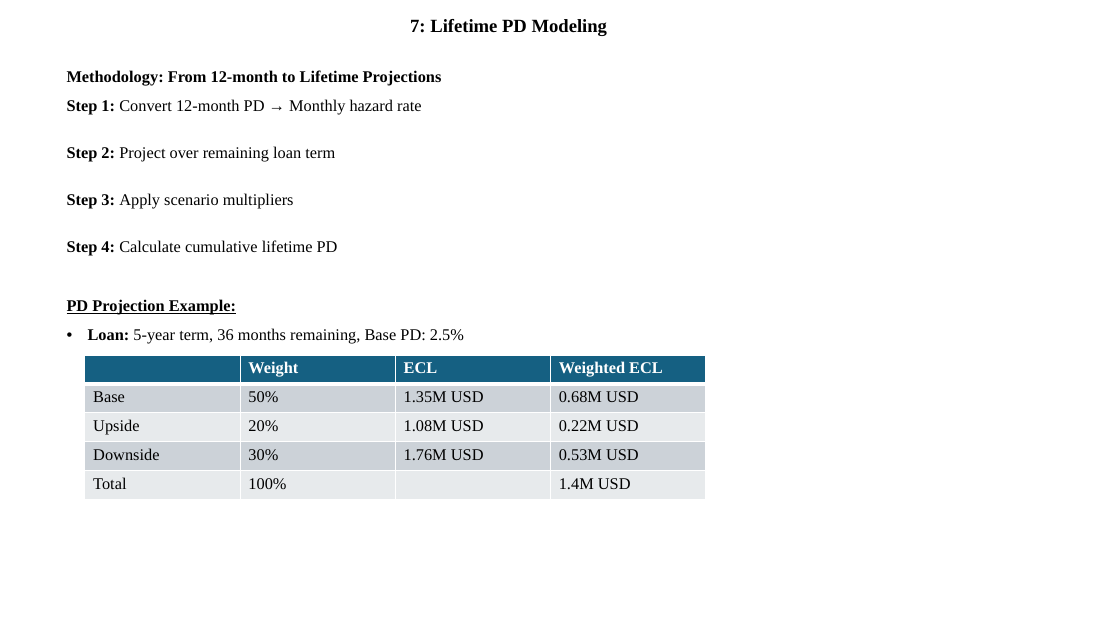
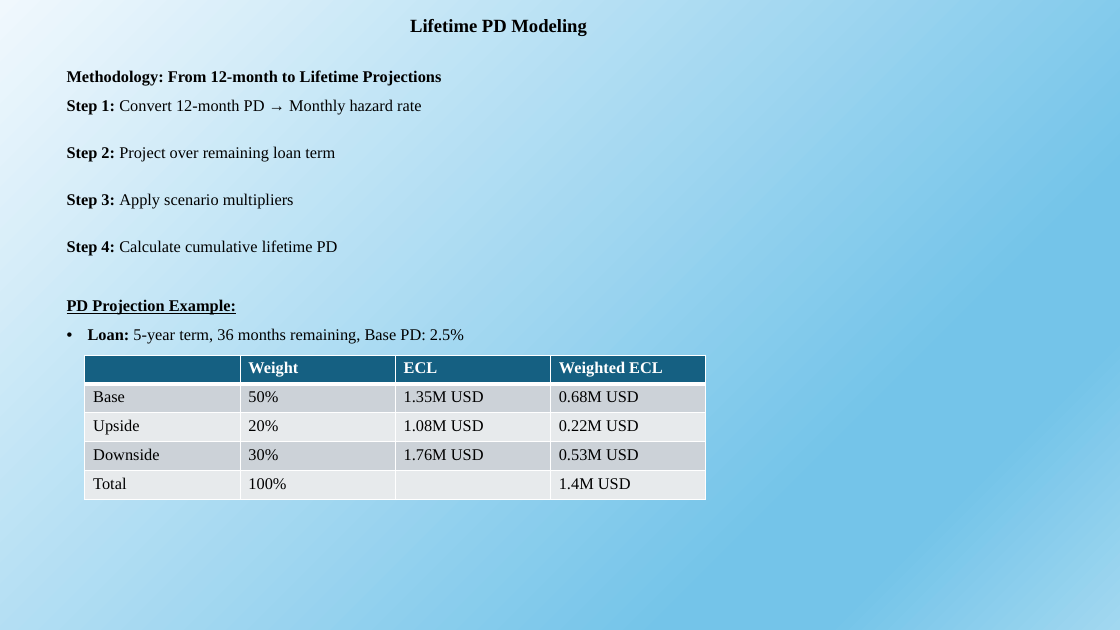
Before and after one commit to sampathkore4444/IFRS9-Engine, a slide deck: slide 7 of IFRS Engine.pptx. Drawn at 1120x630 pixels with LibreOffice and Linux fonts; fonts in the diff are those of the drawing. Boxes give left, top, right and bottom in pixels: in the first picture for what was removed or moved away, otherwise in the second. Text is boxed around its words. In the diff, an @@ line names an element or a change of style, - is before the commit and + after.

```diff
--- a/IFRS Engine.pptx
+++ b/IFRS Engine.pptx
@@ background #FFFFFF to gradient #F0F8FD to #74C4E9 to #A2D8F0 @@
@@ title at (410, 19, 586, 36): text changed @@
-7: Lifetime PD Modeling
+Lifetime PD Modeling
```
Also in this commit, not shown: 11 other slides changed, 1 other file.
